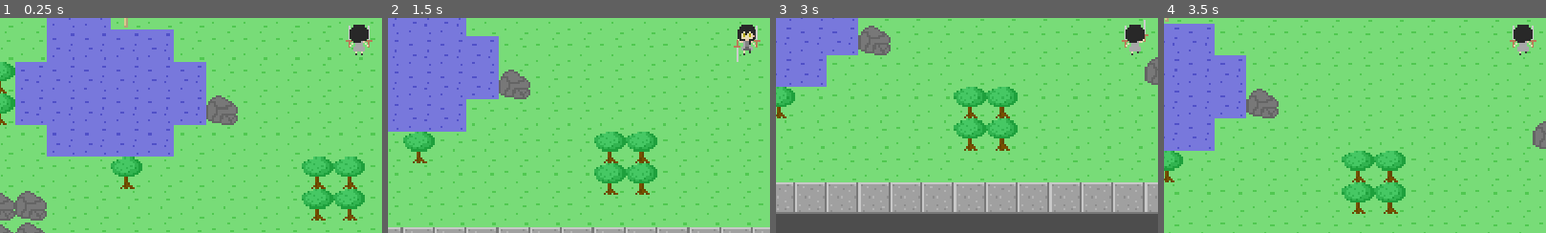
Above: before the commit, frames 1-4 (left to right).
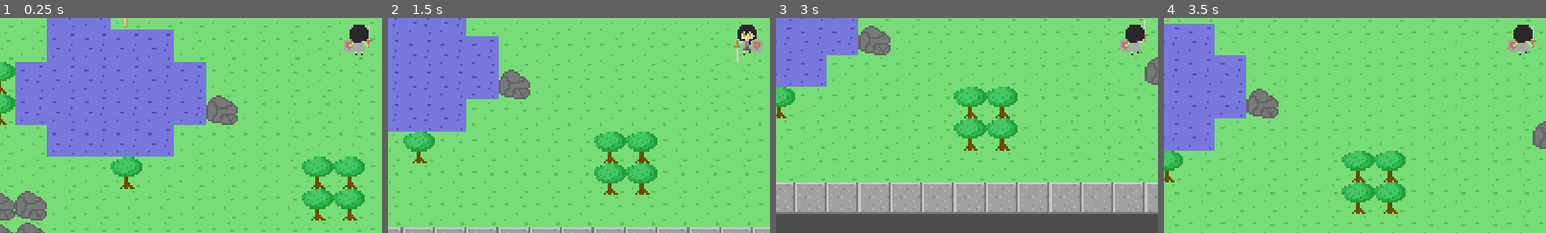
Above: after the commit, the same moments.

Repository: ktmage/test_game
Game: Godot game, scene res://main.tscn
Two runs of this game, one before a commit and one after it. Both use one fixed random seed, a clock stepped at 60 frames per second and the inputs below.
Inputs (mouse positions are % of the whole screen's width and height, from its top left):
- Up to frame 1 (0.25 s): no input
- Up to frame 2 (1.5 s): tap Enter at 0.5 s; move the mouse to (32, 30) at 0.52 s; press the mouse at (32, 30) at 0.53 s; hold Right (ui_right) 0.53-1.28 s; move the mouse to (30, 55) at 1.27 s; release the mouse at (30, 55) at 1.28 s; hold Down (ui_down) from 1.28 s (still down); click (30, 55) at 1.35 s
- Up to frame 3 (3 s): move the mouse to (60, 28) at 2.02 s; release Down (ui_down) at 2.03 s; press the mouse at (60, 28) at 2.03 s; hold Right (ui_right) 2.03-2.78 s; move the mouse to (45, 70) at 2.77 s; release the mouse at (45, 70) at 2.78 s; hold Up (ui_up) from 2.78 s (still down); click (45, 70) at 2.85 s
- Up to frame 4 (3.5 s): keep holding Up (ui_up)
The pictures show only the part of the screen within x 3-53%, y 45-95%; the shares and areas given below are measured in that part.

The runs differ from the first frame. In frame 1, 0.1% of the frame differs, in the area x 90-93%, y 3-16%; in frame 2, 0.2%, in the area x 95-98%, y 3-16%; in frame 3, 0.1%; in frame 4, 0.1%.

Commit message:
[update] : 盾を持たせた

Diff:
--- /dev/null
+++ b/entity/equipment/shield/shield.tscn
@@ -0,0 +1,10 @@
+[gd_scene load_steps=3 format=3 uid="uid://bg50tcj70kxga"]
+
+[ext_resource type="Texture2D" uid="uid://wgb6pbkvtbwn" path="res://entity/equipment/shield/shield2.png" id="1_a2dkv"]
+[ext_resource type="Script" path="res://entity/equipment/equipment.gd" id="2_shve3"]
+
+[node name="shield" type="Sprite2D"]
+position = Vector2(0, -2)
+texture = ExtResource("1_a2dkv")
+script = ExtResource("2_shve3")
+defense = 2
--- a/entity/player/player.tscn
+++ b/entity/player/player.tscn
@@ -1,10 +1,11 @@
-[gd_scene load_steps=7 format=3 uid="uid://c7to6cf114d1x"]
+[gd_scene load_steps=8 format=3 uid="uid://c7to6cf114d1x"]
 
 [ext_resource type="Script" path="res://entity/player/player.gd" id="1_rghen"]
 [ext_resource type="PackedScene" uid="uid://cjktn4bhs12by" path="res://entity/player/chara_texture1.tscn" id="2_bq0up"]
 [ext_resource type="Script" path="res://component/com_status/com_status.gd" id="3_k78bq"]
 [ext_resource type="PackedScene" uid="uid://cqg2iojf2nmu8" path="res://component/com_equipment/com_equipment.tscn" id="4_lm53f"]
 [ext_resource type="PackedScene" uid="uid://2fdxwpd5tqdd" path="res://entity/equipment/sword/sword.tscn" id="5_qtvry"]
+[ext_resource type="PackedScene" uid="uid://bg50tcj70kxga" path="res://entity/equipment/shield/shield.tscn" id="6_2okyb"]
 
 [sub_resource type="RectangleShape2D" id="RectangleShape2D_i3f6q"]
 size = Vector2(10, 15)
@@ -29,7 +30,7 @@
 
 [node name="com_equipment" parent="." instance=ExtResource("4_lm53f")]
 inst_main_equipment = ExtResource("5_qtvry")
-inst_sub_equipment = ExtResource("5_qtvry")
+inst_sub_equipment = ExtResource("6_2okyb")
 grip_main_up = Vector2(5, 4)
 grip_main_down = Vector2(-5, 4)
 grip_main_left = Vector2(-2, 4)
Binary file added: entity/equipment/shield/shield2.png
Not shown, added: entity/equipment/shield/shield2.png.import
